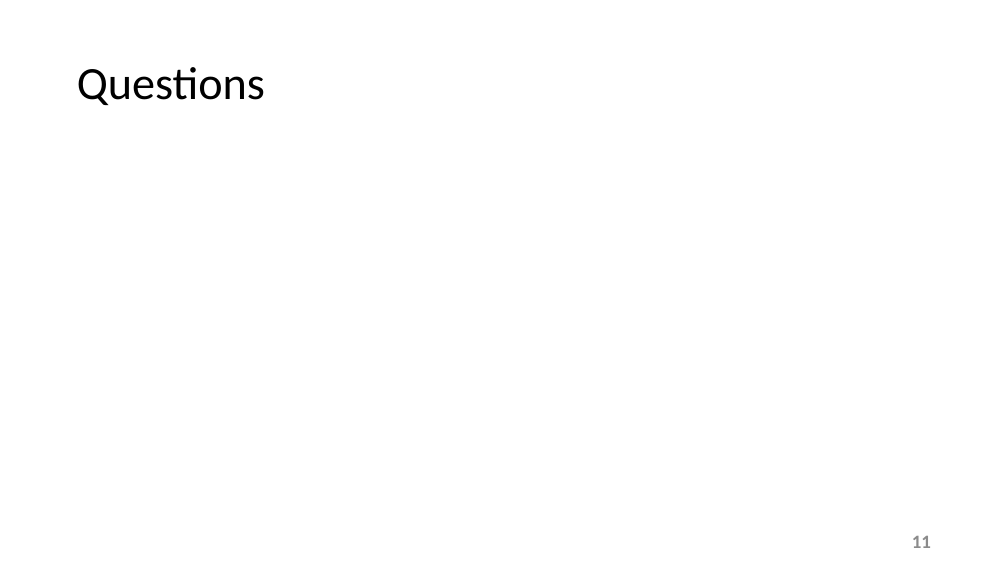
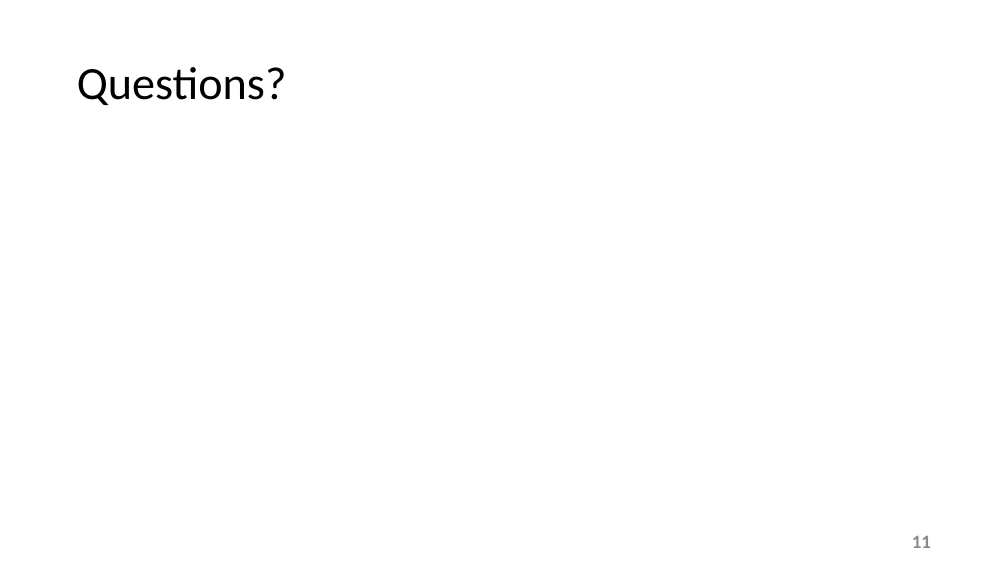
Before and after one commit to esaracin/compressive-sensing-cocktail-party-problem, a slide deck: slide 11 of slide/slides.pptx. Drawn at 1008x567 pixels with LibreOffice and Linux fonts; fonts in the diff are those of the drawing; background and template pictures are left out. Boxes give left, top, right and bottom in pixels: in the first picture for what was removed or moved away, otherwise in the second. Text is boxed around its words. In the diff, an @@ line names an element or a change of style, - is before the commit and + after.

```diff
--- a/slide/slides.pptx
+++ b/slide/slides.pptx
@@ title at box(77, 67, 287, 105): text changed @@
-Questions
+Questions?
```
Also in this commit, not shown: 2 other slides changed.
